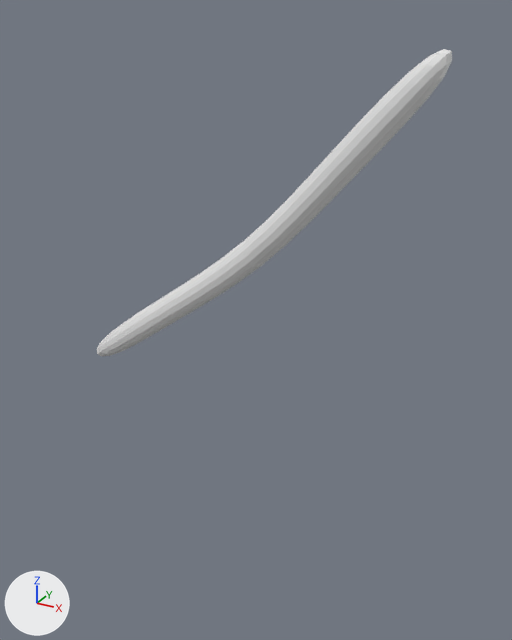
Before and after pictures for a commit that changed the Blender file Modelos/Personagens/Ninja.blend.
Rendered twice from a 50 mm lens placed at (0.992, -1.532, 1.625), pointed at (0.075, 0.135, 0.792). Lighting does not change. The marker at lower left points along +X, +Y and +Z. The same objects are shown in both versions, whatever each file hides.
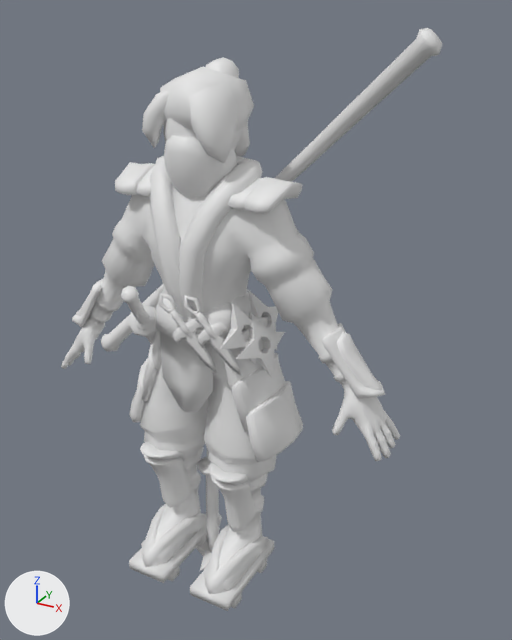
What changed in the scene script:
```text
Change me_cube_011:
    used by ob_cube_011; location = (-0.008, 0.0, 1.035); rotation_euler = (0.0, 0.836, 0.0), in degrees (0, 48, 0); scale = (0.0541, 0.0541, 0.894)
    remove me_cube_011.from_pydata(...)  # 20 vertices, 18 faces; spans x -0.8..2.62, y 1.96..3.73, z -0.88..0.88
    add me_cube_011.from_pydata(...)  # 58 vertices, 64 faces; spans x -0.55..0.53, y 0.13..0.2, z 0.54..1.59
    me_cube_011 part 1: the whole mesh is rebuilt
    me_cube_011 part 2
    58 vertices are added at x -0.55..0.53, y 0.13..0.2, z 0.54..1.59
    64 new faces join them
    me_cube_011 part 3: the surface is now shaded smooth
Change ob_cube_011:
    ob_cube_011.rotation_euler: (0.0, 0.836, 0.0) -> (0.0, 0.0, 0.0)  # degrees (0, 48, 0) -> degrees (0, 0, 0)
    ob_cube_011.scale: (0.0541, 0.0541, 0.894) -> (1.0, 1.0, 1.0)
    remove _m = ob_cube_011.modifiers.new('Subdivision', 'SUBSURF')
    ob_cube_011.location: (-0.008, 0.0, 1.035) -> (0.0, 0.0, 0.0)
Add ob_corpo:
    ob_corpo = bpy.data.objects.new('Corpo', me_corpo)  # 2408 vertices, 2406 faces; spans x -0.553..0.553, y -0.221..0.132, z -0.005..1.457
    ob_corpo.location = (0.0, 0.0, 0.0)
Add ob_kunais:
    ob_kunais = bpy.data.objects.new('kunais', me_kunais)  # 459 vertices, 438 faces; spans x -0.043..0.159, y -0.175..0.022, z -0.098..0.958
    ob_kunais.location = (0.0, 0.0, 0.0)
Add ob_kadana:
    ob_kadana = bpy.data.objects.new('Kadana', me_kadana)  # 342 vertices, 340 faces; spans x -0.308..0.042, y -0.256..0.329, z -0.231..0.992
    ob_kadana.location = (0.0, 0.0, 0.0)
Add ob_shurikens:
    ob_shurikens = bpy.data.objects.new('shurikens', me_shurikens)  # 144 vertices, 192 faces; spans x -0.096..0.212, y -0.149..0.138, z -0.013..0.932
    ob_shurikens.location = (0.0, 0.0, 0.0)
Add ob_pano:
    ob_pano = bpy.data.objects.new('Pano', me_pano)  # 124 vertices, 122 faces; spans x -0.133..0.133, y -0.143..0.189, z 0.556..0.935
    ob_pano.location = (0.0, 0.0, 0.0)
Add ob_mascara:
    ob_mascara = bpy.data.objects.new('Mascara', me_mascara)  # 98 vertices, 96 faces; spans x -0.092..0.092, y -0.113..0.078, z 1.153..1.355
    ob_mascara.location = (0.0, 0.0, 0.0)
Add ob_kimono:
    ob_kimono = bpy.data.objects.new('kimono ', me_kimono)  # 167 vertices, 160 faces; spans x -0.152..0.152, y -0.148..0.128, z 0.844..1.277
    ob_kimono.location = (0.0, 0.0, 0.0)
Add ob_armatura:
    ob_armatura = bpy.data.objects.new('Armatura', me_armatura)  # 1060 vertices, 1016 faces; spans x -0.519..0.519, y -0.162..0.121, z 0.184..1.246
    ob_armatura.location = (0.0, 0.0, 0.0)
Add ob_cabelo:
    ob_cabelo = bpy.data.objects.new('Cabelo ', me_cabelo)  # 146 vertices, 136 faces; spans x -0.12..0.115, y -0.11..0.226, z 1.234..1.513
    ob_cabelo.location = (0.0, 0.0, 0.0)
```

Pixel boxes (x1, y1, x2, y2) of what changed, in the pictures (512 x 640 px):
'Corpo', added: after (61, 118, 400, 611)
'Cube.011', reshaped, moved, turned, rescaled, modifiers changed: before (97, 49, 452, 356); after (101, 28, 442, 351)
'Armatura', added: after (72, 162, 385, 532)
'Cabelo ', added: after (142, 57, 254, 164)
'kimono ', added: after (150, 156, 263, 319)
'Pano', added: after (156, 286, 251, 412)
'Mascara', added: after (164, 135, 237, 198)
'shurikens', added: after (196, 290, 285, 571)
'kunais', added: after (158, 293, 241, 541)
'Kadana', added: after (121, 286, 219, 553)
part 1 of me_cube_011, deleted: before (97, 49, 452, 356)
part 2 of me_cube_011, added: after (101, 28, 442, 351)
